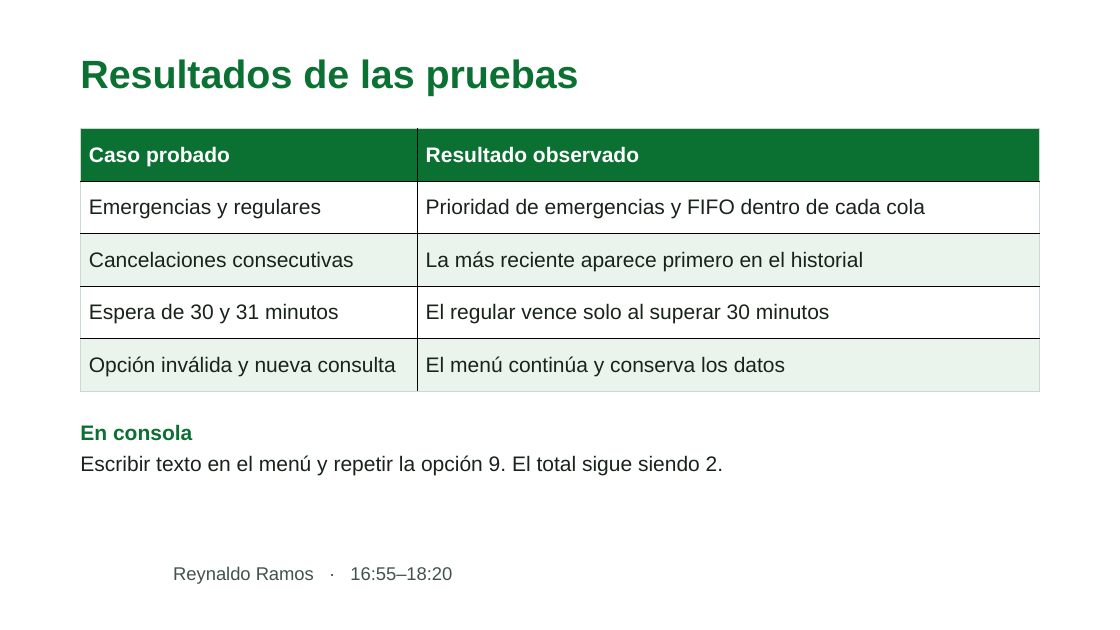
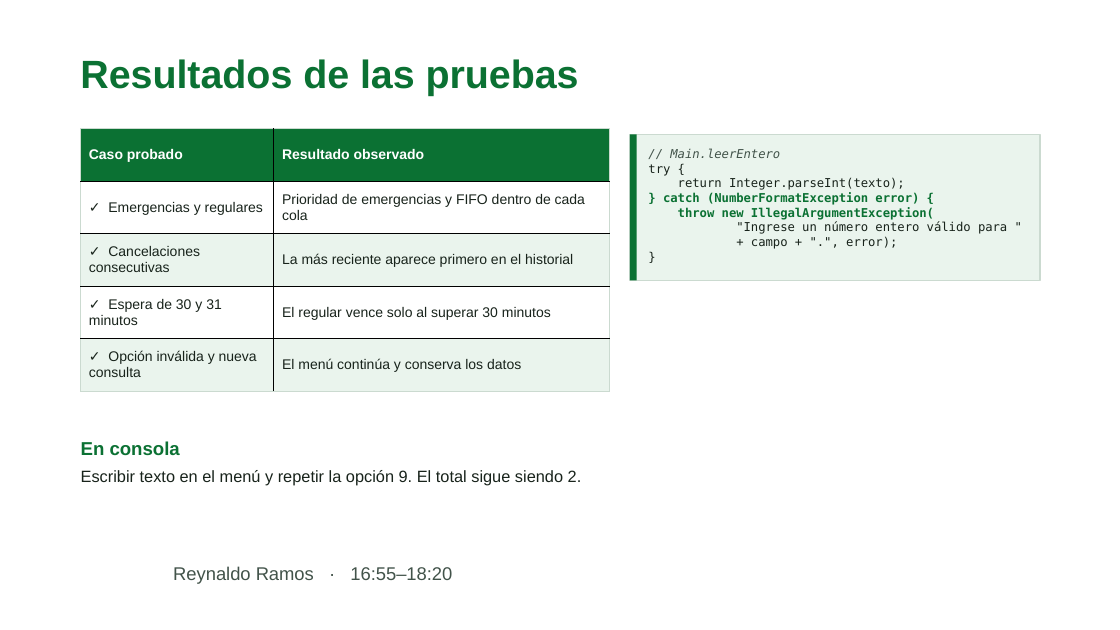
Before and after one commit to whoislaura/clinica-turnos-prioritarios, a slide deck: slide 8 of presentacion/Equipo-8-Clinica-de-turnos.pptx. Drawn at 1120x630 pixels with LibreOffice and Linux fonts; fonts in the diff are those of the drawing; background and template pictures are left out. Boxes give left, top, right and bottom in pixels: in the first picture for what was removed or moved away, otherwise in the second. Text is boxed around its words. In the diff, an @@ line names an element or a change of style, - is before the commit and + after.

```diff
--- a/presentacion/Equipo-8-Clinica-de-turnos.pptx
+++ b/presentacion/Equipo-8-Clinica-de-turnos.pptx
@@ table at [81,129,610,391] @@
-row 2, column 1: Emergencias y regulares
+row 2, column 1: ✓ Emergencias y regulares
-row 3, column 1: Cancelaciones consecutivas
+row 3, column 1: ✓ Cancelaciones consecutivas
-row 4, column 1: Espera de 30 y 31 minutos
+row 4, column 1: ✓ Espera de 30 y 31 minutos
-row 5, column 1: Opción inválida y nueva consulta
+row 5, column 1: ✓ Opción inválida y nueva consulta
@@ size 18 to 12 pt in "Caso probado", "Resultado observado", "Prioridad de emergencias y FIFO dentro de ...", "La más reciente aparece primero en el ..." and 2 more places @@
@@ table: place and size @@
-table at [81,129,1040,391]
+table at [81,129,610,391]
@@ rectangle added at [630,134,1040,281], fill #EAF4ED, outline #CBDAD0 1.25 pt @@
@@ rectangle added at [630,134,637,281], fill #0B7133 @@
@@ text added at [648,148,1007,249], 10.5 pt, text #18231B @@
+// Main.leerEntero
+try {
+return Integer.parseInt(texto);
+} catch (NumberFormatException error) {
+throw new IllegalArgumentException(
+"Ingrese un número entero válido para "
++ campo + ".", error);
+}
@@ text "En consola": place and size @@
-text "En consola" at [80,424,192,441]
+text "En consola" at [81,441,180,456]
@@ text "En consola" at [81,441,180,456]: size 18 to 16 pt @@
@@ text "Escribir texto en el menú ...": place and size @@
-text "Escribir texto en el menú ..." at [80,455,723,476]
+text "Escribir texto en el menú ..." at [81,470,582,486]
@@ text "Escribir texto en el menú ..." at [81,470,582,486]: size 18 to 14 pt @@
```
Also in this commit, not shown: 7 other slides changed, 2 other files.
